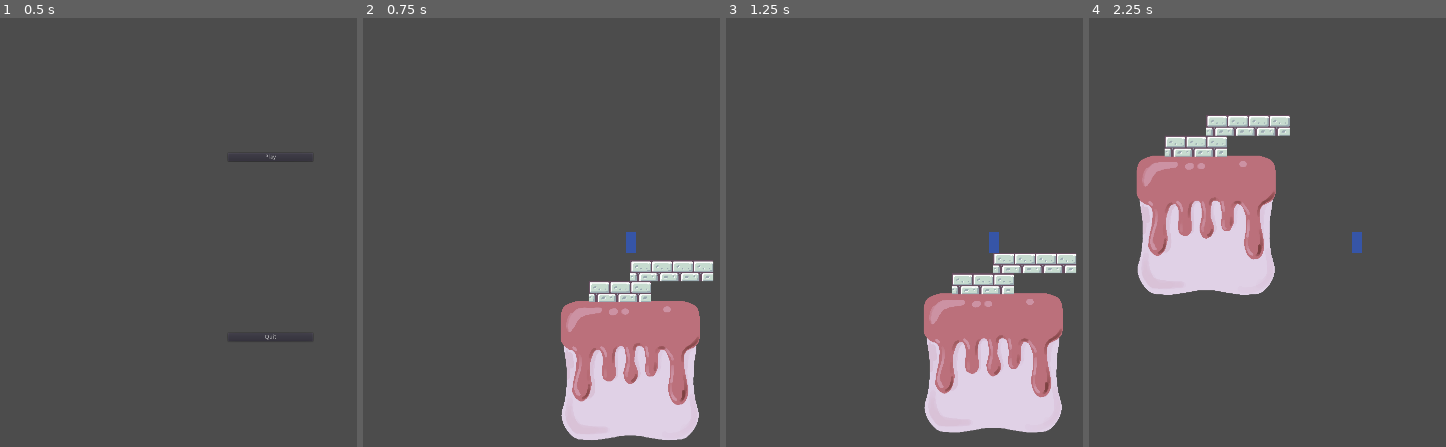
Above: before the commit, frames 1-4 (left to right).
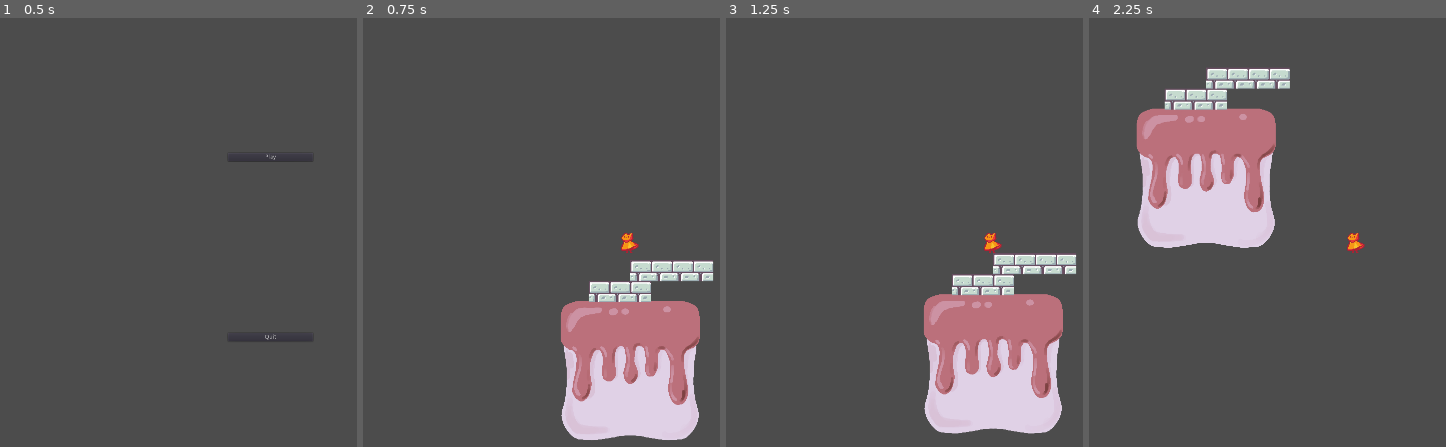
Above: after the commit, the same moments.

Repository: tactical-fluke/MoonJam2022.1
Game: Godot game, scene res://MainMenu.tscn
Same seed, same stepped clock (60 frames per second), same inputs: the game is played once before the commit and once after it.
Inputs:
- Up to frame 1 (0.5 s): no input
- Up to frame 2 (0.75 s): click "Play" at 0.5 s
- Up to frame 3 (1.25 s): no input
- Up to frame 4 (2.25 s): tap Enter at 1.25 s; hold D (walk_right) from 1.28 s (still down); tap X (switch_plane) at 1.35, 2.1 s; tap W (jump) at 1.52 s

Frame 1 is identical in both runs. In frame 2, 0.2% of the frame differs, in the area x 72-78%, y 49-55%; in frame 3, 1.4%; in frame 4, 15%, in the area x 13-78%, y 11-65%.

Commit message:
Add player sprite

Diff:
--- a/Player.tscn
+++ b/Player.tscn
@@ -1,9 +1,10 @@
-[gd_scene load_steps=3 format=2]
+[gd_scene load_steps=4 format=2]
 
 [ext_resource path="res://Player.gd" type="Script" id=1]
+[ext_resource path="res://Player Sprites/PLAYER1.png" type="Texture" id=2]
 
 [sub_resource type="RectangleShape2D" id=1]
-extents = Vector2( 12.5, 25 )
+extents = Vector2( 21.5, 25 )
 
 [node name="Player" type="KinematicBody2D"]
 script = ExtResource( 1 )
@@ -12,12 +13,11 @@
 }
 
 [node name="CollisionShape2D" type="CollisionShape2D" parent="."]
-position = Vector2( -0.5, -2 )
+position = Vector2( -3.5, 0 )
 shape = SubResource( 1 )
-
-[node name="Polygon2D" type="Polygon2D" parent="."]
-color = Color( 0.215686, 0.337255, 0.658824, 1 )
-polygon = PoolVector2Array( -13, -27, 12, -27, 12, 23, -13, 23 )
 
 [node name="Camera2D" type="Camera2D" parent="."]
 current = true
+
+[node name="Sprite" type="Sprite" parent="."]
+texture = ExtResource( 2 )
Binary file added: Player Sprites/PLAYER1.png
Not shown, added: Player Sprites/PLAYER1.png.import
